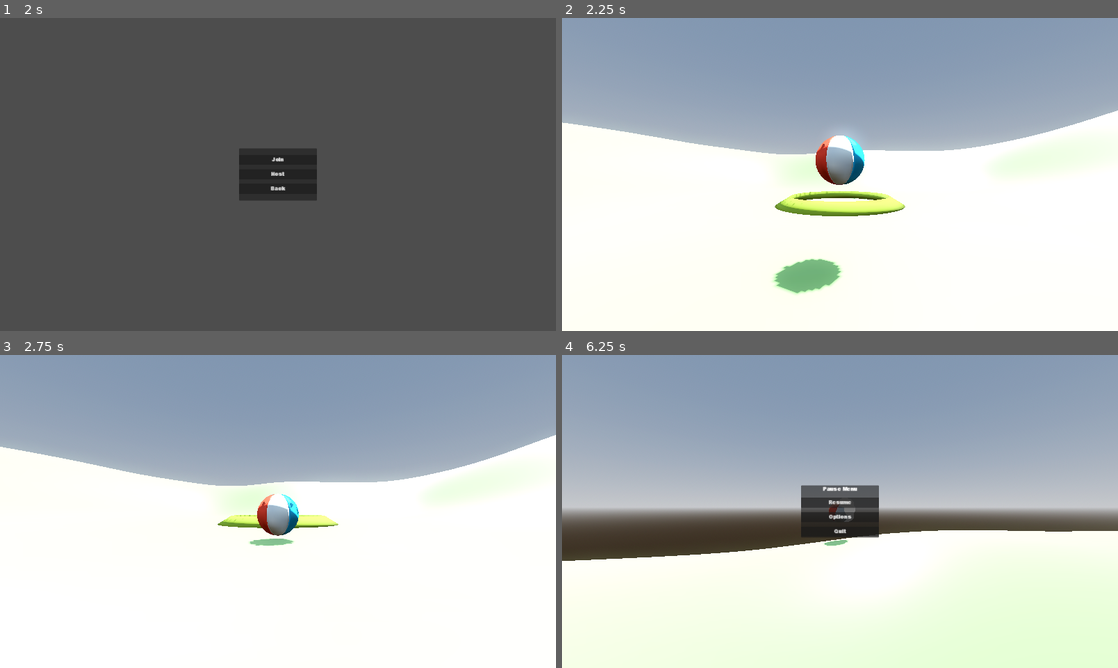
Above: before the commit, frames 1-4 (two rows, left to right).
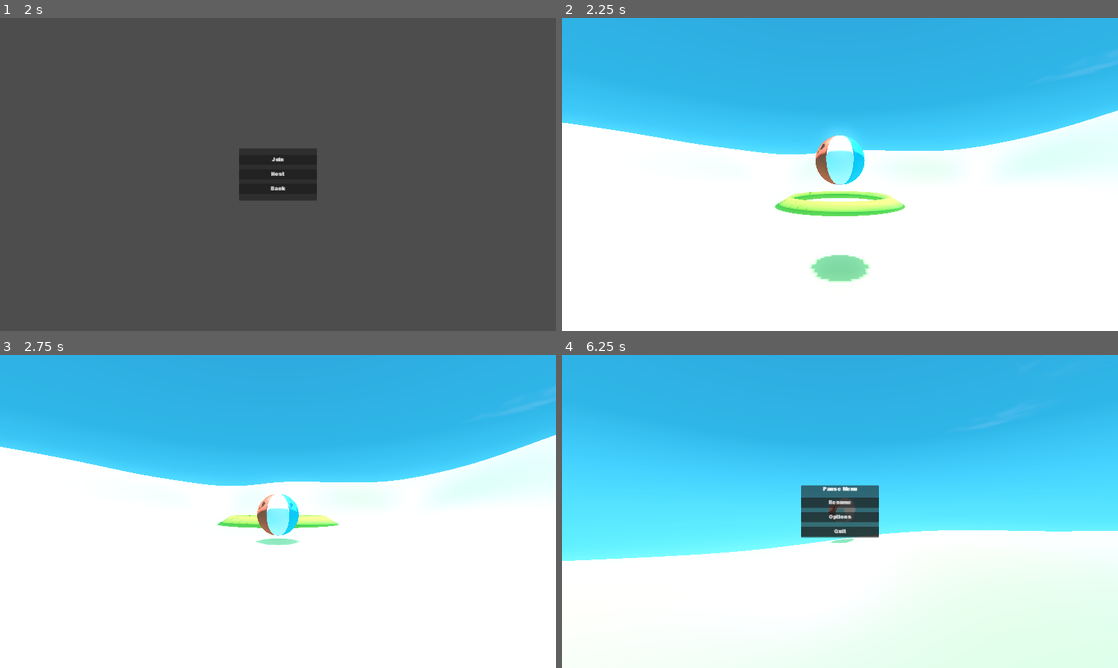
Above: after the commit, the same moments.

Repository: BenStoner/super-not-vr-ball
Game: Godot game, scene res://main.tscn
Same seed, same stepped clock (60 frames per second), same inputs: the game is played once before the commit and once after it.
Inputs (mouse positions are in pixels of both pictures, inside the frame that each line leads up to):
- Up to frame 1 (2 s): click "Play" at 0.5 s; tap Enter (ui_accept) at 1.25 s; move the mouse to (400, 158) at 1.27 s; hold D (move_right) from 1.28 s (still down); tap Space (jump) at 1.52 s
- Up to frame 2 (2.25 s): release D (move_right) at 2 s; click "Host" at 2 s
- Up to frame 3 (2.75 s): no input
- Up to frame 4 (6.25 s): move the mouse to (812, 511) at 2.77 s; hold W (move_forward) 2.78-5.78 s; tap Space (jump) at 3.02, 4.52, 5.27, 6.02 s; move the mouse to (851, 505) at 3.52 s; move the mouse to (834, 517) at 4.27 s; move the mouse to (878, 514) at 5.02 s; tap Escape (esc) at 5.65 s; move the mouse to (673, 464) at 5.77 s; hold A (move_left) from 5.78 s (still down)

Frame 1 is identical in both runs. In frame 2, 43% of the frame differs, in the area x 0-100%, y 0-89%; in frame 3, 38%; in frame 4, 59%, in the area x 0-100%, y 0-90%.
Error in both runs: Assertion failed: UPNP Discover Failed! Error 24 (res://main.gd:85)

Commit message:
added sky(final??)

Diff:
--- a/Player/SpringArm3D.gd
+++ b/Player/SpringArm3D.gd
@@ -12,7 +12,7 @@
 func _unhandled_input(event: InputEvent) -> void:
 	if event is InputEventMouseMotion:
 		rotation_degrees.x -= event.relative.y * sensitivity
-		rotation_degrees.x = clamp(rotation_degrees.x, -90.0, 3-.0)
+		rotation_degrees.x = clamp(rotation_degrees.x, -90.0, 3.0)
 
 		rotation_degrees.y -= event.relative.x * sensitivity
 		rotation_degrees.y = wrapf(rotation_degrees.y, 0.0, 360.0)
--- /dev/null
+++ b/Sky.gdshader
@@ -0,0 +1,139 @@
+shader_type sky;
+render_mode use_half_res_pass;
+
+
+// Sky Gradients
+uniform vec3 day_bottom_color : source_color = vec3(1.0, 1.0, 1.0);
+uniform vec3 day_top_color : source_color = vec3(1.0, 1.0, 1.0);
+
+uniform vec3 sunset_bottom_color : source_color = vec3(0.0, 0.0, 0.0);
+uniform vec3 sunset_top_color : source_color = vec3(0.0, 0.0, 0.0);
+
+uniform vec3 night_bottom_color : source_color = vec3(0.0, 0.0, 0.0);
+uniform vec3 night_top_color : source_color = vec3(0.0, 0.0, 0.0);
+
+
+// Horizon Stuff
+uniform vec3 horizon_color_day : source_color = vec3(1.0, 1.0, 1.0);
+uniform vec3 horizon_color_sunset : source_color = vec3(1.0, 1.0, 1.0);
+uniform vec3 horizon_color_night : source_color = vec3(0.0, 0.8, 1.0);
+uniform float horizon_falloff: hint_range(0.0, 1.0, 0.1);
+
+
+// Sun Stuff
+uniform vec3 sun_col: source_color = vec3(1.0);
+uniform float sun_size: hint_range(0.01, 1.0) = 1.0;
+uniform float sun_blur: hint_range(0.01, 1.0) = 0.01;
+
+
+// Moon Stuff
+uniform vec3 moon_col: source_color = vec3(1.0);
+uniform float moon_size: hint_range(0.01, 1.0) = 1.0;
+uniform float moon_crescent_offset: hint_range(-1.0, 1.0) = 0.5;
+
+
+// Clouds Stuff
+uniform sampler2D clouds_texture: filter_linear_mipmap;
+uniform sampler2D clouds_distort_texture: filter_linear_mipmap;
+uniform sampler2D clouds_noise_texture: filter_linear_mipmap;
+uniform vec3 clouds_main_color: source_color = vec3(1.0, 1.0, 1.0);
+uniform vec3 clouds_edge_color: source_color = vec3(1.0, 1.0, 1.0);
+uniform float clouds_speed: hint_range(0.0, 0.1, 0.01);
+uniform float clouds_scale: hint_range(0.0, 1.0, 0.01);
+uniform float clouds_cutoff: hint_range(0.0, 1.0, 0.01);
+uniform float clouds_fuzziness: hint_range(0.0, 1.0, 0.01);
+
+
+// Star Stuff
+uniform sampler2D stars_texture: filter_linear_mipmap;
+uniform float stars_speed: hint_range(0.0, 0.1);
+
+
+
+
+
+void sky() {
+    vec2 sky_uv = EYEDIR.xz / EYEDIR.y;
+
+
+    float day_amount = clamp(LIGHT0_DIRECTION.y, 0.0, 1.0);
+    vec3 gradient_day = mix(day_bottom_color, day_top_color, clamp(EYEDIR.y, 0.0, 1.0)) * day_amount;
+
+    float sunset_amount = clamp(1.0 - abs(LIGHT0_DIRECTION.y), 0.0, 1.0);
+    vec3 gradient_sunset = mix(sunset_bottom_color, sunset_top_color, clamp(EYEDIR.y, 0.0, 1.0)) * sunset_amount;
+
+    float night_amount = clamp(-LIGHT0_DIRECTION.y, 0.0, 1.0);
+    vec3 gradient_night = mix(night_bottom_color, night_top_color, clamp(EYEDIR.y, 0.0, 1.0)) * night_amount;
+
+
+    vec3 sky_gradients = gradient_day + gradient_sunset + gradient_night;
+
+
+
+
+    float horizon = 1.0 - abs(EYEDIR.y + horizon_falloff);
+
+    vec3 horizon_glow_amount_day = clamp(horizon * clamp(LIGHT0_DIRECTION.y, 0.0, 1.0), 0.0, 1.0) * horizon_color_day;
+    vec3 horizon_glow_amount_sunset = clamp(horizon * clamp(1.0 - abs(LIGHT0_DIRECTION.y), 0.0, 1.0), 0.0, 1.0) * horizon_color_sunset;
+    vec3 horizon_glow_night = clamp(horizon * clamp(-LIGHT0_DIRECTION.y, 0.0, 1.0), 0.0, 1.0) * horizon_color_night;
+
+    vec3 horizon_glow = horizon_glow_amount_day + horizon_glow_amount_sunset + horizon_glow_night;
+
+
+
+
+
+    float sun_distance = distance(EYEDIR.xyz, LIGHT0_DIRECTION);
+    float sun_power = 1.0 - clamp(sun_distance / sun_size, 0.0, 1.0);
+    float sun_disc = clamp(sun_power / sun_blur, sun_power, 1.0);
+    vec4 sun = vec4(sun_col, sun_disc);
+
+
+
+    float moon_distance = distance(EYEDIR.xyz, -LIGHT0_DIRECTION);
+    float moon_power = 1.0 - clamp(moon_distance / moon_size, 0.0, 1.0);
+    float moon_disc = clamp(moon_power / 0.01, moon_power, 1.0);
+
+    float moon_crescent_distance = distance(vec3(EYEDIR.x + moon_crescent_offset, EYEDIR.yz), -LIGHT0_DIRECTION);
+    float moon_crescent_power = 1.0 - clamp(moon_crescent_distance / moon_size, 0.0, 1.0);
+    float moon_crescent_disc = clamp(moon_crescent_power / 0.01, moon_crescent_power, 1.0);
+
+    vec4 moon = vec4(moon_col, clamp(moon_disc - moon_crescent_disc, 0.0, 1.0));
+
+
+
+
+
+    float clouds_movement = TIME * clouds_speed * 0.5;
+    float clouds_base_noise = texture(clouds_texture, (sky_uv + clouds_movement ) * clouds_scale).r;
+    float noise1 = texture(clouds_distort_texture, (sky_uv + clouds_base_noise + (clouds_movement * 0.75)) * clouds_scale).r;
+    float noise2 = texture(clouds_noise_texture, (sky_uv + noise1 + (clouds_movement * 0.25)) * clouds_scale).r;
+
+    float clouds_noise_value = clamp(noise1 * noise2, 0.0, 1.0) * clamp(EYEDIR.y, 0.0, 1.0);
+
+    float clouds_value = clamp(smoothstep(clouds_cutoff, clouds_cutoff + clouds_fuzziness, clouds_noise_value), 0.0, 1.0) * clamp(LIGHT0_DIRECTION.y, 0.1, 1.0);
+
+
+    vec3 clouds = mix(clouds_edge_color,  clouds_main_color , clouds_value) * clouds_value;
+
+    float clouds_negative = 1.0 - clouds_value;
+
+
+    vec3 stars = texture(stars_texture, sky_uv + (stars_speed * TIME)).rgb;
+    stars *= clamp(-LIGHT0_DIRECTION.y, 0.0, 1.0);
+
+
+
+    vec4 sun_moon = vec4(sun.rgb * sun.a + moon.rgb * moon.a, sun.a + moon.a);
+    sun_moon = clamp(sun_moon * clouds_negative, 0.0, 1.0);
+
+    sky_gradients = clamp(sky_gradients * clouds_negative, 0.0, 1.0);
+
+
+
+    vec3 sky = mix(horizon_glow + sky_gradients + stars + clouds, sun_moon.rgb, sun_moon.a);
+
+
+
+    COLOR = sky;
+}
--- a/main.tscn
+++ b/main.tscn
@@ -5,18 +5,15 @@
 [ext_resource type="PackedScene" uid="uid://4gxhfowbiygv" path="res://Levels/start_level.tscn" id="3_hlk22"]
 [ext_resource type="PackedScene" uid="uid://bcik54q8nnwli" path="res://Levels/Level1.tscn" id="3_qv7ph"]
 [ext_resource type="PackedScene" uid="uid://b81ieihyae8c1" path="res://Levels/Level2.tscn" id="4_52d82"]
+[ext_resource type="Material" uid="uid://bb7r8v74tfsup" path="res://sky.tres" id="5_2v4nm"]
 [ext_resource type="PackedScene" uid="uid://cc2js2u1syc62" path="res://Menus/PauseMenu/pause_menu.tscn" id="6_4l13g"]
 
-[sub_resource type="ProceduralSkyMaterial" id="ProceduralSkyMaterial_2aubj"]
-sky_horizon_color = Color(0.64625, 0.65575, 0.67075, 1)
-ground_horizon_color = Color(0.64625, 0.65575, 0.67075, 1)
-
-[sub_resource type="Sky" id="Sky_861xd"]
-sky_material = SubResource("ProceduralSkyMaterial_2aubj")
+[sub_resource type="Sky" id="Sky_tt4m6"]
+sky_material = ExtResource("5_2v4nm")
 
 [sub_resource type="Environment" id="Environment_c1yie"]
 background_mode = 2
-sky = SubResource("Sky_861xd")
+sky = SubResource("Sky_tt4m6")
 tonemap_mode = 2
 glow_enabled = true
 
@@ -30,7 +27,8 @@
 environment = SubResource("Environment_c1yie")
 
 [node name="DirectionalLight3D" type="DirectionalLight3D" parent="."]
-transform = Transform3D(-0.866025, -0.433013, 0.25, 0, 0.5, 0.866025, -0.5, 0.75, -0.433013, 0, 0, 0)
+transform = Transform3D(1, 5.27224e-09, -2.99004e-08, 2.99004e-08, -0.34202, 0.939693, -5.27224e-09, -0.939693, -0.34202, 0, 0, 0)
+light_energy = 0.7
 shadow_enabled = true
 
 [node name="PlayerSpawner" type="MultiplayerSpawner" parent="."]
--- a/project.godot
+++ b/project.godot
@@ -92,6 +92,5 @@
 
 [rendering]
 
-renderer/rendering_method="mobile"
 textures/vram_compression/import_s3tc_bptc=true
 anti_aliasing/quality/msaa_3d=3
--- /dev/null
+++ b/sky.tres
@@ -0,0 +1,49 @@
+[gd_resource type="ShaderMaterial" load_steps=7 format=3 uid="uid://bb7r8v74tfsup"]
+
+[ext_resource type="Shader" path="res://Sky.gdshader" id="1_vvnws"]
+[ext_resource type="Texture2D" uid="uid://bt1rw0xkggagj" path="res://Noise/Perlin 18 - 128x128.png" id="2_751bx"]
+
+[sub_resource type="FastNoiseLite" id="FastNoiseLite_0ww7d"]
+noise_type = 3
+domain_warp_enabled = true
+domain_warp_fractal_type = 0
+
+[sub_resource type="NoiseTexture2D" id="NoiseTexture2D_jyua0"]
+seamless = true
+noise = SubResource("FastNoiseLite_0ww7d")
+
+[sub_resource type="FastNoiseLite" id="FastNoiseLite_clb77"]
+noise_type = 4
+
+[sub_resource type="NoiseTexture2D" id="NoiseTexture2D_i1k6u"]
+seamless = true
+noise = SubResource("FastNoiseLite_clb77")
+
+[resource]
+shader = ExtResource("1_vvnws")
+shader_parameter/day_bottom_color = Color(0.14902, 0.639216, 0.921569, 1)
+shader_parameter/day_top_color = Color(0.152941, 0.494118, 0.733333, 1)
+shader_parameter/sunset_bottom_color = Color(0.560784, 0.309804, 0.211765, 1)
+shader_parameter/sunset_top_color = Color(0.2, 0.196078, 0.301961, 1)
+shader_parameter/night_bottom_color = Color(0.121569, 0.0941176, 0.176471, 1)
+shader_parameter/night_top_color = Color(0, 0, 0, 1)
+shader_parameter/horizon_color_day = Color(0.282353, 0.603922, 0.929412, 1)
+shader_parameter/horizon_color_sunset = Color(0.768627, 0.313726, 0.223529, 1)
+shader_parameter/horizon_color_night = Color(0.121569, 0.0941176, 0.176471, 1)
+shader_parameter/horizon_falloff = 0.7
+shader_parameter/sun_col = Color(1, 1, 1, 1)
+shader_parameter/sun_size = 0.15
+shader_parameter/sun_blur = 0.01
+shader_parameter/moon_col = Color(1, 1, 1, 1)
+shader_parameter/moon_size = 0.05
+shader_parameter/moon_crescent_offset = 0.046
+shader_parameter/clouds_main_color = Color(0.764706, 0.764706, 0.764706, 1)
+shader_parameter/clouds_edge_color = Color(0.627451, 0.729412, 1, 1)
+shader_parameter/clouds_speed = 0.02
+shader_parameter/clouds_scale = 0.12
+shader_parameter/clouds_cutoff = 0.17
+shader_parameter/clouds_fuzziness = 0.2
+shader_parameter/stars_speed = 0.0
+shader_parameter/clouds_texture = ExtResource("2_751bx")
+shader_parameter/clouds_distort_texture = SubResource("NoiseTexture2D_jyua0")
+shader_parameter/clouds_noise_texture = SubResource("NoiseTexture2D_i1k6u")
Binary file added: Noise/Perlin 18 - 128x128.png
Not shown, added: Noise/Perlin 18 - 128x128.png.import
Binary file added: Noise/Voronoi 1 - 128x128.png
Not shown, added: Noise/Voronoi 1 - 128x128.png.import
Not shown, changed: .DS_Store
